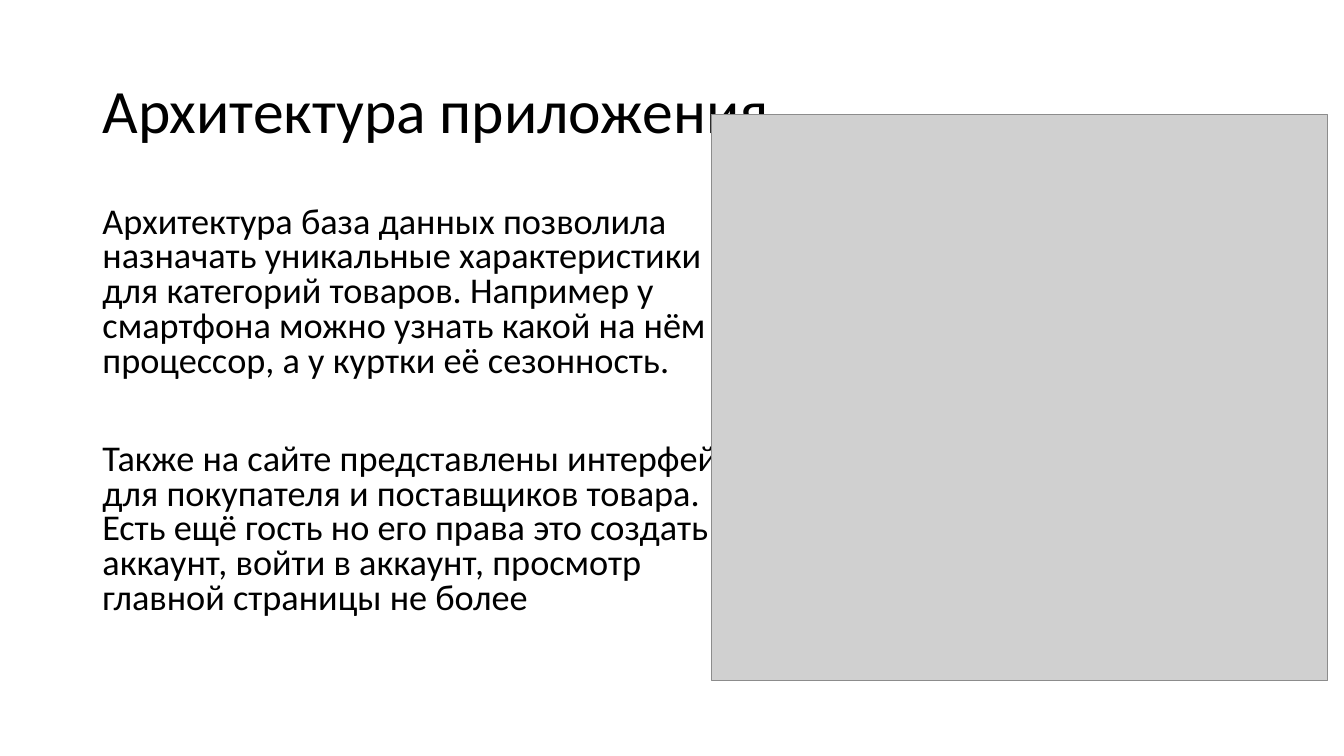
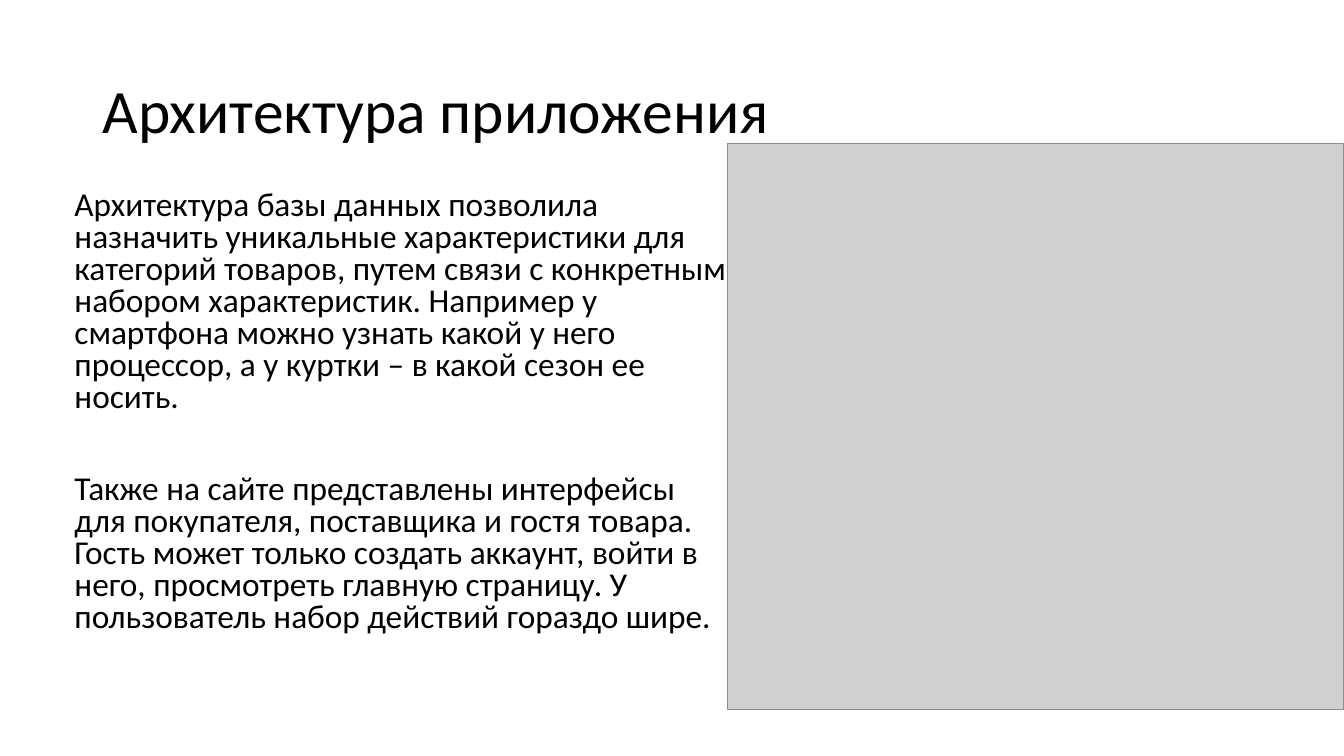
Before and after one commit to lycayan18/Zamkadishi_Marketplace, a slide deck: slide 7 of docs/Vodorod Store.pptx. Drawn at 1344x756 pixels with LibreOffice and Linux fonts; fonts in the diff are those of the drawing; grey boxes stand for pictures. Boxes give left, top, right and bottom in pixels: in the first picture for what was removed or moved away, otherwise in the second. Text is boxed around its words. In the diff, an @@ line names an element or a change of style, - is before the commit and + after.

```diff
--- a/docs/Vodorod Store.pptx
+++ b/docs/Vodorod Store.pptx
@@ picture moved from (x1=712, y1=115, x2=1328, y2=682) to (x1=728, y1=143, x2=1344, y2=710) @@
@@ text at (x1=74, y1=193, x2=726, y2=634): text changed; size 25.9 to 23.8 pt @@
-Архитектура база данных позволила назначать уникальные характеристики для категорий товаров. Например у смартфона можно узнать какой на нём процессор, а у куртки её сезонность.
-Также на сайте представлены интерфейсы для покупателя и поставщиков товара. Есть ещё гость но его права это создать аккаунт, войти в аккаунт, просмотр главной страницы не более
+Архитектура базы данных позволила назначить уникальные характеристики для категорий товаров, путем связи с конкретным набором характеристик. Например у смартфона можно узнать какой у него процессор, а у куртки – в какой сезон ее носить.
+Также на сайте представлены интерфейсы для покупателя, поставщика и гостя товара. Гость может только создать аккаунт, войти в него, просмотреть главную страницу. У пользователь набор действий гораздо шире.
```
Also in this commit, not shown: 5 other slides changed, 1 slide added, 1 slide removed.
